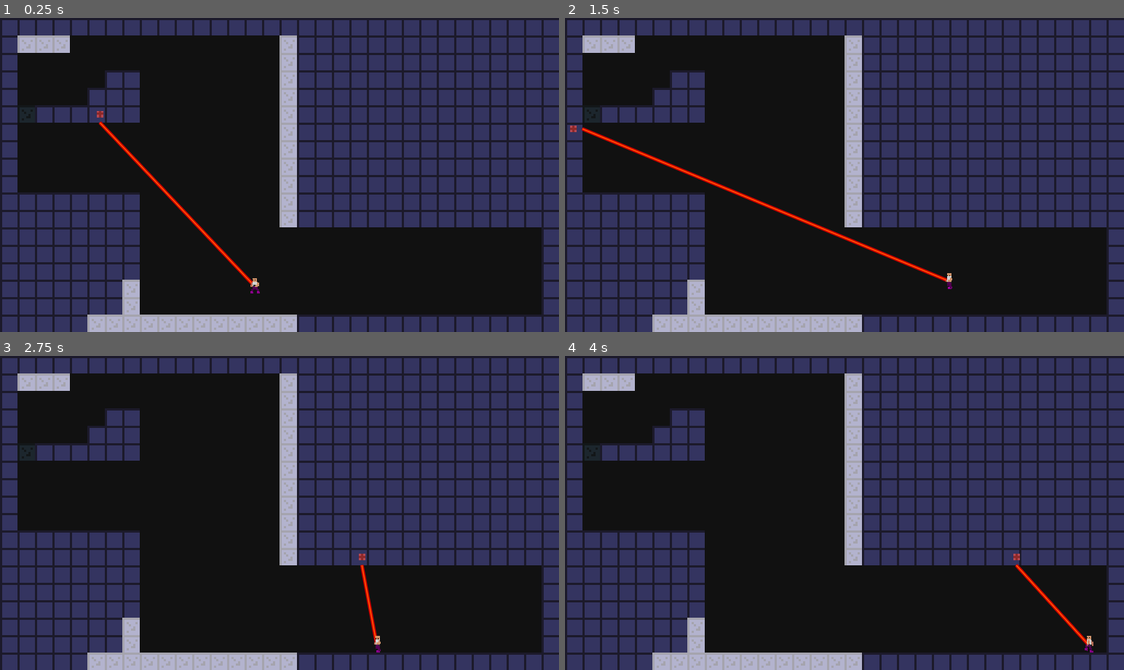
Above: before the commit, frames 1-4 (two rows, left to right).
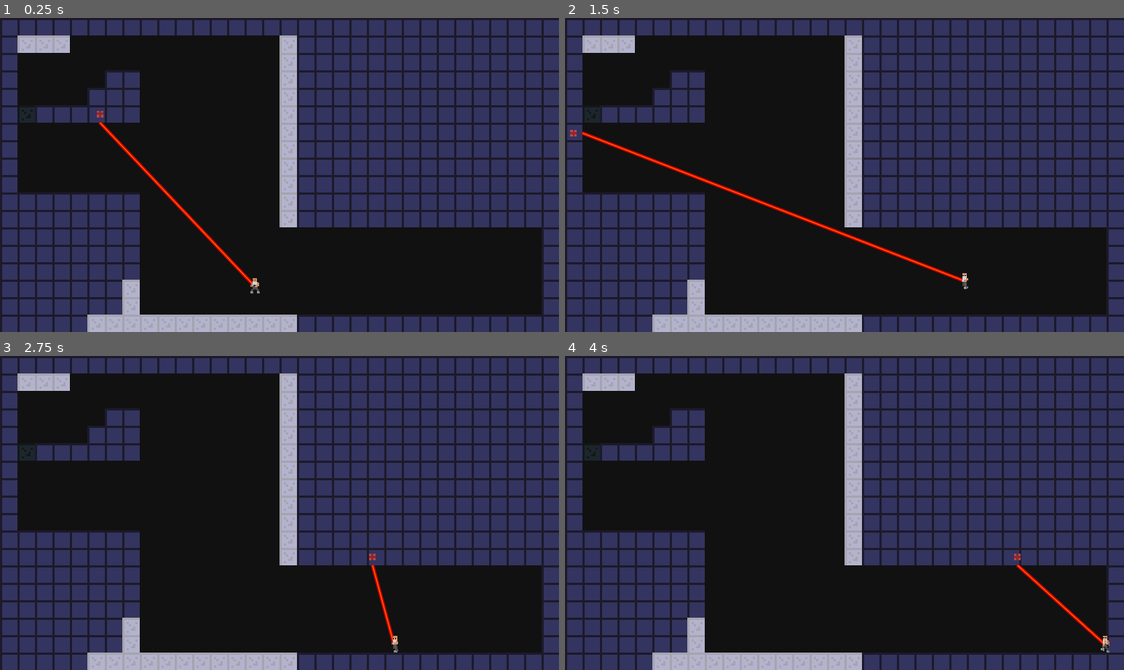
Above: after the commit, the same moments.

Repository: badsadcode/Portal_like_2D
Game: Godot game, scene res://World.tscn
The game is run twice, just before and just after one commit, with the same random seed, the same clock (stepped at 60 frames per second) and the same inputs.
Inputs (mouse positions are in pixels of both pictures, inside the frame that each line leads up to):
- Up to frame 1 (0.25 s): no input
- Up to frame 2 (1.5 s): move the mouse to (967, 159) at 0.52 s; hold D (right) from 0.53 s (still down); click (967, 159) at 0.6 s; tap Space (jump) at 0.77 s; move the mouse to (732, 190) at 1.27 s; tap Middle mouse button (m_mouse) at 1.35 s
- Up to frame 3 (2.75 s): tap Space (jump) at 1.52 s; move the mouse to (335, 443) at 2.02 s; release D (right) at 2.03 s; hold A (left) from 2.03 s (still down); right-click (335, 443) at 2.1 s
- Up to frame 4 (4 s): move the mouse to (816, 575) at 2.77 s; release A (left) at 2.78 s; hold D (right) from 2.78 s (still down); click (816, 575) at 2.85 s; tap Space (jump) at 3.02, 3.77 s; move the mouse to (1012, 560) at 3.52 s; tap Middle mouse button (m_mouse) at 3.6 s

The runs differ from the first frame. In frame 1, less than 0.1% of the frame differs, in the area x 44-47%, y 85-88%; in frame 2, 1.5%, in the area x 0-73%, y 34-87%; in frame 3, 0.5%; in frame 4, 0.6%.

Commit message:
updated debugwindow
added log window

Diff:
--- a/CharacterCustomization.gd
+++ b/CharacterCustomization.gd
@@ -55,17 +55,15 @@
 	das_model_legs.set_modulate(COLORS[legs_color_index])
 	Playervars.player_torso_color = COLORS[torso_color_index]
 	Playervars.player_legs_color = COLORS[legs_color_index]
-	print ("COLOR CHANGED BY SIGNAL")
+
 
 
 
 
 func increase_index(aArray, aIndex):
 	if aIndex + 1 < aArray.size()-1:
-		print ("No zwiekszykłem")
 		aIndex += 1
 	else:
-		print ("Cos poszlo nie tak")
 		return 0
 	return aIndex
 
--- a/CustomizablePlayer.gd
+++ b/CustomizablePlayer.gd
@@ -2,7 +2,7 @@
 
 #MOVEMENT CONSTANTS
 const ACCELERATION = 1056
-const MAX_SPEED = 64
+const MAX_SPEED = 72
 const FRICTION = 0.125
 const GRAVITY = Global.TILE_SIZE * 20
 const AIR_RESISTANCE = 0.1#075
@@ -39,10 +39,7 @@
 const PORTAL_ORANGE = 0
 const PORTAL_BLUE = 1
 func _ready():
-	body_torso.set_modulate(Playervars.player_torso_color)
-	body_head.set_modulate(Playervars.player_skin_color)
-	body_arms.set_modulate(Playervars.player_skin_color)
-	body_legs.set_modulate(Playervars.player_legs_color)
+	set_colors()
 
 func set_sprite_direction():
 # TM 20210725 - optimized conditional statement
--- a/CustomizablePlayer.tscn
+++ b/CustomizablePlayer.tscn
@@ -15,31 +15,31 @@
 
 [sub_resource type="AtlasTexture" id=3]
 atlas = ExtResource( 3 )
-region = Rect2( 16, 0, 16, 16 )
+region = Rect2( 0, 0, 16, 16 )
 
 [sub_resource type="AtlasTexture" id=4]
 atlas = ExtResource( 3 )
-region = Rect2( 32, 0, 16, 16 )
+region = Rect2( 16, 0, 16, 16 )
 
 [sub_resource type="AtlasTexture" id=5]
 atlas = ExtResource( 3 )
-region = Rect2( 48, 0, 16, 16 )
+region = Rect2( 32, 0, 16, 16 )
 
 [sub_resource type="AtlasTexture" id=6]
 atlas = ExtResource( 3 )
-region = Rect2( 0, 0, 16, 16 )
+region = Rect2( 48, 0, 16, 16 )
 
 [sub_resource type="SpriteFrames" id=7]
 animations = [ {
-"frames": [ SubResource( 2 ), SubResource( 3 ), SubResource( 4 ), SubResource( 5 ) ],
+"frames": [ SubResource( 2 ) ],
+"loop": true,
+"name": "stand",
+"speed": 5.0
+}, {
+"frames": [ SubResource( 3 ), SubResource( 4 ), SubResource( 5 ), SubResource( 6 ) ],
 "loop": true,
 "name": "run",
 "speed": 10.0
-}, {
-"frames": [ SubResource( 6 ) ],
-"loop": true,
-"name": "stand",
-"speed": 5.0
 } ]
 
 [sub_resource type="AtlasTexture" id=8]
@@ -48,31 +48,31 @@
 
 [sub_resource type="AtlasTexture" id=9]
 atlas = ExtResource( 1 )
-region = Rect2( 16, 0, 16, 16 )
+region = Rect2( 0, 0, 16, 16 )
 
 [sub_resource type="AtlasTexture" id=10]
 atlas = ExtResource( 1 )
-region = Rect2( 32, 0, 16, 16 )
+region = Rect2( 16, 0, 16, 16 )
 
 [sub_resource type="AtlasTexture" id=11]
 atlas = ExtResource( 1 )
-region = Rect2( 48, 0, 16, 16 )
+region = Rect2( 32, 0, 16, 16 )
 
 [sub_resource type="AtlasTexture" id=12]
 atlas = ExtResource( 1 )
-region = Rect2( 0, 0, 16, 16 )
+region = Rect2( 48, 0, 16, 16 )
 
 [sub_resource type="SpriteFrames" id=13]
 animations = [ {
-"frames": [ SubResource( 8 ), SubResource( 9 ), SubResource( 10 ), SubResource( 11 ) ],
+"frames": [ SubResource( 8 ) ],
+"loop": true,
+"name": "stand",
+"speed": 5.0
+}, {
+"frames": [ SubResource( 9 ), SubResource( 10 ), SubResource( 11 ), SubResource( 12 ) ],
 "loop": true,
 "name": "run",
 "speed": 10.0
-}, {
-"frames": [ SubResource( 12 ) ],
-"loop": true,
-"name": "stand",
-"speed": 5.0
 } ]
 
 [sub_resource type="AtlasTexture" id=14]
@@ -81,31 +81,31 @@
 
 [sub_resource type="AtlasTexture" id=15]
 atlas = ExtResource( 2 )
-region = Rect2( 16, 0, 16, 16 )
+region = Rect2( 0, 0, 16, 16 )
 
 [sub_resource type="AtlasTexture" id=16]
 atlas = ExtResource( 2 )
-region = Rect2( 32, 0, 16, 16 )
+region = Rect2( 16, 0, 16, 16 )
 
 [sub_resource type="AtlasTexture" id=17]
 atlas = ExtResource( 2 )
-region = Rect2( 48, 0, 16, 16 )
+region = Rect2( 32, 0, 16, 16 )
 
 [sub_resource type="AtlasTexture" id=18]
 atlas = ExtResource( 2 )
-region = Rect2( 0, 0, 16, 16 )
+region = Rect2( 48, 0, 16, 16 )
 
 [sub_resource type="SpriteFrames" id=19]
 animations = [ {
-"frames": [ SubResource( 14 ), SubResource( 15 ), SubResource( 16 ), SubResource( 17 ) ],
+"frames": [ SubResource( 14 ) ],
+"loop": true,
+"name": "stand",
+"speed": 5.0
+}, {
+"frames": [ SubResource( 15 ), SubResource( 16 ), SubResource( 17 ), SubResource( 18 ) ],
 "loop": true,
 "name": "run",
 "speed": 10.0
-}, {
-"frames": [ SubResource( 18 ) ],
-"loop": true,
-"name": "stand",
-"speed": 5.0
 } ]
 
 [sub_resource type="AtlasTexture" id=20]
@@ -114,31 +114,31 @@
 
 [sub_resource type="AtlasTexture" id=21]
 atlas = ExtResource( 4 )
-region = Rect2( 16, 0, 16, 16 )
+region = Rect2( 0, 0, 16, 16 )
 
 [sub_resource type="AtlasTexture" id=22]
 atlas = ExtResource( 4 )
-region = Rect2( 32, 0, 16, 16 )
+region = Rect2( 16, 0, 16, 16 )
 
 [sub_resource type="AtlasTexture" id=23]
 atlas = ExtResource( 4 )
-region = Rect2( 48, 0, 16, 16 )
+region = Rect2( 32, 0, 16, 16 )
 
 [sub_resource type="AtlasTexture" id=24]
 atlas = ExtResource( 4 )
-region = Rect2( 0, 0, 16, 16 )
+region = Rect2( 48, 0, 16, 16 )
 
 [sub_resource type="SpriteFrames" id=25]
 animations = [ {
-"frames": [ SubResource( 20 ), SubResource( 21 ), SubResource( 22 ), SubResource( 23 ) ],
+"frames": [ SubResource( 20 ) ],
+"loop": true,
+"name": "stand",
+"speed": 5.0
+}, {
+"frames": [ SubResource( 21 ), SubResource( 22 ), SubResource( 23 ), SubResource( 24 ) ],
 "loop": true,
 "name": "run",
 "speed": 10.0
-}, {
-"frames": [ SubResource( 24 ) ],
-"loop": true,
-"name": "stand",
-"speed": 5.0
 } ]
 
 [node name="CustomizablePlayer" type="KinematicBody2D"]
@@ -163,7 +163,6 @@
 playing = true
 
 [node name="Legs" type="AnimatedSprite" parent="Body"]
-modulate = Color( 0.203922, 0.67451, 0.882353, 1 )
 scale = Vector2( 0.5, 0.5 )
 frames = SubResource( 19 )
 animation = "stand"
@@ -177,3 +176,5 @@
 
 [node name="RayCast2D" type="RayCast2D" parent="."]
 enabled = true
+
+[node name="PlayerStateMachine" type="Node" parent="."]
--- a/DebugWindow.tscn
+++ b/DebugWindow.tscn
@@ -1,16 +1,16 @@
-[gd_scene load_steps=5 format=2]
+[gd_scene load_steps=6 format=2]
 
-[ext_resource path="res://assets/RUNESCAPE_UF.TTF" type="DynamicFontData" id=1]
+[ext_resource path="res://assets/fonts/DebugWindow_font.tres" type="DynamicFont" id=1]
 [ext_resource path="res://DebugWindow.gd" type="Script" id=2]
+[ext_resource path="res://assets/RUNESCAPE_UF.TTF" type="DynamicFontData" id=3]
 
 [sub_resource type="CanvasItemMaterial" id=1]
 light_mode = 1
 
 [sub_resource type="DynamicFont" id=2]
-size = 6
-outline_size = 1
+size = 5
 outline_color = Color( 0.215686, 0.215686, 0.215686, 1 )
-font_data = ExtResource( 1 )
+font_data = ExtResource( 3 )
 
 [node name="DebugWindow" type="Control"]
 margin_right = 256.0
@@ -22,6 +22,7 @@
 
 [node name="ColorRect" type="ColorRect" parent="."]
 anchor_right = 1.0
+margin_bottom = 104.0
 rect_min_size = Vector2( 0, 40 )
 color = Color( 0.129412, 0.129412, 0.129412, 0.454902 )
 __meta__ = {
@@ -29,56 +30,70 @@
 }
 
 [node name="VBoxContainer" type="VBoxContainer" parent="."]
-margin_right = 110.0
-margin_bottom = 67.0
-custom_constants/separation = -1
+anchor_right = 1.0
+anchor_bottom = 1.0
+custom_constants/separation = 0
 __meta__ = {
 "_edit_use_anchors_": false
 }
 
 [node name="Line1" type="Label" parent="VBoxContainer"]
 material = SubResource( 1 )
-margin_right = 110.0
+margin_right = 256.0
 margin_bottom = 7.0
-custom_fonts/font = SubResource( 2 )
+custom_fonts/font = ExtResource( 1 )
 text = "Line ..."
 
 [node name="Line2" type="Label" parent="VBoxContainer"]
 material = SubResource( 1 )
-margin_top = 6.0
-margin_right = 110.0
-margin_bottom = 13.0
-custom_fonts/font = SubResource( 2 )
+margin_top = 7.0
+margin_right = 256.0
+margin_bottom = 14.0
+custom_fonts/font = ExtResource( 1 )
 text = "Line ..."
 
 [node name="Line3" type="Label" parent="VBoxContainer"]
 material = SubResource( 1 )
-margin_top = 12.0
-margin_right = 110.0
-margin_bottom = 19.0
-custom_fonts/font = SubResource( 2 )
+margin_top = 14.0
+margin_right = 256.0
+margin_bottom = 21.0
+custom_fonts/font = ExtResource( 1 )
 text = "Line ..."
 
 [node name="Line4" type="Label" parent="VBoxContainer"]
 material = SubResource( 1 )
-margin_top = 18.0
-margin_right = 110.0
-margin_bottom = 25.0
-custom_fonts/font = SubResource( 2 )
+margin_top = 21.0
+margin_right = 256.0
+margin_bottom = 28.0
+custom_fonts/font = ExtResource( 1 )
 text = "Line ..."
 
 [node name="Line5" type="Label" parent="VBoxContainer"]
 material = SubResource( 1 )
-margin_top = 24.0
-margin_right = 110.0
-margin_bottom = 31.0
-custom_fonts/font = SubResource( 2 )
+margin_top = 28.0
+margin_right = 256.0
+margin_bottom = 35.0
+custom_fonts/font = ExtResource( 1 )
 text = "Line ..."
 
 [node name="Line6" type="Label" parent="VBoxContainer"]
 material = SubResource( 1 )
-margin_top = 30.0
-margin_right = 110.0
-margin_bottom = 37.0
-custom_fonts/font = SubResource( 2 )
+margin_top = 35.0
+margin_right = 256.0
+margin_bottom = 42.0
+custom_fonts/font = ExtResource( 1 )
 text = "Line ..."
+
+[node name="console" type="RichTextLabel" parent="VBoxContainer"]
+margin_top = 42.0
+margin_right = 256.0
+margin_bottom = 106.0
+rect_min_size = Vector2( 0, 64 )
+custom_fonts/normal_font = SubResource( 2 )
+bbcode_enabled = true
+bbcode_text = "hello"
+text = "hello"
+scroll_following = true
+__meta__ = {
+"_edit_use_anchors_": false
+}
--- a/Global.gd
+++ b/Global.gd
@@ -4,6 +4,10 @@
 var PortalContainer = []
 const TILE_SIZE = 8
 
+signal add_message(aMessage)
+
+func add_message(aMessage):
+	emit_signal("add_message",aMessage)
 
 func _ready():
 	#SET THE SIZE OF PORTALCONTAINTER ARRAY TO TWO ELEMENTS (0 AND 1). BOTH ARE NULL AT THIS MOMENT.
--- a/PlayerHD_animations.tres
+++ b/PlayerHD_animations.tres
@@ -20,16 +20,16 @@
 region = Rect2( 48, 0, 16, 16 )
 
 [sub_resource type="AtlasTexture" id=5]
-atlas = ExtResource( 2 )
+atlas = ExtResource( 1 )
 region = Rect2( 0, 0, 16, 16 )
 
 [sub_resource type="AtlasTexture" id=6]
 atlas = ExtResource( 2 )
-region = Rect2( 16, 0, 16, 16 )
+region = Rect2( 0, 0, 16, 16 )
 
 [sub_resource type="AtlasTexture" id=7]
-atlas = ExtResource( 1 )
-region = Rect2( 0, 0, 16, 16 )
+atlas = ExtResource( 2 )
+region = Rect2( 16, 0, 16, 16 )
 
 [resource]
 animations = [ {
@@ -38,13 +38,13 @@
 "name": "default",
 "speed": 10.0
 }, {
-"frames": [ SubResource( 5 ), SubResource( 6 ) ],
+"frames": [ SubResource( 5 ) ],
+"loop": true,
+"name": "stand",
+"speed": 5.0
+}, {
+"frames": [ SubResource( 6 ), SubResource( 7 ) ],
 "loop": true,
 "name": "breaking",
 "speed": 5.0
-}, {
-"frames": [ SubResource( 7 ) ],
-"loop": true,
-"name": "stand",
-"speed": 5.0
 } ]
--- a/Portal.gd
+++ b/Portal.gd
@@ -1,8 +1,12 @@
 extends Node2D
+
+onready var debug_window= $"../DebugWindow/VBoxContainer/console"
 
 var type #TYPE OF PORTAL. DEPENDING ON VALUE (0 AND 1) THE COLOR IS SET
 var spawn_position #POSITION WHERE OBJECTS WILL SPAWN WHEN EXITING THE PORTAL
 var exit_speed = 0.0
+var last_exit_speed = 0.0
+
 const FORCE_MULTIPLIER = 1.75
 const FORCE_MULTIPLIER_Y = 0.75
 
@@ -10,8 +14,12 @@
 const COLOR_PORTAL_0 : Color = Color(1, 0.694118, 0)	# orange portal
 const COLOR_PORTAL_1 : Color = Color(0, 0.4375, 1)		# blue portal
 
+func add_message(aMessage: String):
+	debug_window.add_text(aMessage+"\n")
+
 
 func _ready():
+	Global.connect("add_message",self,"add_message")
 	#SET spawn_position variable TO POSITION OF PARTICLES2D NODE OF THE PORTAL
 	spawn_position = $Particles2D.get_global_position()
 	#SETTING COLOR DEPENDING ON THE type VARIABLE
@@ -23,6 +31,7 @@
 	#IF OBJECT THAT ENTERED PORTAL IS NOT A TILEMAP (NO TileMap STRING IN THE NAME OF OBJECT
 	if !("TileMap" in body.name):
 		exit_speed = body.max_velocity
+
 		print("_on_Area2D_body_entered(): exit_speed = ", exit_speed)
 
 		#CHECK IF PLAYER(OR OBJECT) IS EXITING THE PORTAL OR ENTERING IT
@@ -30,6 +39,7 @@
 			#WE NEED TO CHECK IF BOTH PORTALS ARE PRESENT IN THE GAME
 			if Global.PortalContainer[0] and Global.PortalContainer[1]:
 				#DECISION WHERE TO PUT OBJECT (SET ITS POSITION TO THE OTHER PORTAL SPAWN POINT)
+				print ("Entered portal type: ", self.type)
 				body.exiting_portal = true
 				body.set_global_position(Global.PortalContainer[abs(type - 1)].spawn_position)
 
@@ -38,11 +48,11 @@
 	if !("TileMap" in body.name):
 		#IF OBJECT EXITED PORTALS AREA2D IT'S NOT IN STATE exiting_portal ANYMORE
 		body.exiting_portal = false
-
 		#IF SELF TYPE == 0 THEN WE NEED TO CHANGE SOME PROPERTIES OF THE OTHER PORTAL (THE ONE WITH TYPE 1)
 		#THIS IS MOST PROBLEMATIC FOR ME. I FOUND THAT THESE RULES WORKS QUITE WELL, BUT THEY SHOULD BE CHANGED
 
 		# check the exit_direction of the other portal:
+
 		if Global.PortalContainer[0] != null and Global.PortalContainer[1] !=null:
 			match getPortalExitDirection(Global.PortalContainer[abs(type - 1)]):
 				8:
@@ -56,8 +66,8 @@
 					body.motion.y = 0
 				2:
 					print("entrance down: halting horizontal motion, flipping and clamping vertical motion to higher of ", exit_speed, " or 150 (not 64?)")
+					Global.add_message(str("entrance down: halting horizontal motion, flipping and clamping vertical motion to higher of ", exit_speed, " or 150 (not 64?)"))
 					body.motion.x = 0
-
 					body.motion.y = -clamp(exit_speed * FORCE_MULTIPLIER_Y,exit_speed,150)
 				4:
 					print("entrance left: horizontal motion is exit_speed or 64, halting vertical motion")
--- /dev/null
+++ b/assets/fonts/DebugWindow_font.tres
@@ -0,0 +1,9 @@
+[gd_resource type="DynamicFont" load_steps=2 format=2]
+
+[ext_resource path="res://assets/RUNESCAPE_UF.TTF" type="DynamicFontData" id=1]
+
+[resource]
+size = 6
+outline_size = 1
+outline_color = Color( 0.215686, 0.215686, 0.215686, 1 )
+font_data = ExtResource( 1 )
--- a/playervars.gd
+++ b/playervars.gd
@@ -2,5 +2,5 @@
 
 
 var player_torso_color = Color(1.0, 1.0, 1.0, 1.0)
-var player_legs_color = Color(1.0, .0, 1.0, 1.0)
+var player_legs_color = Color(1.0, 1.0, 1.0, 1.0)
 var player_skin_color = Color(1.0, 1.0, 1.0, 1.0)
